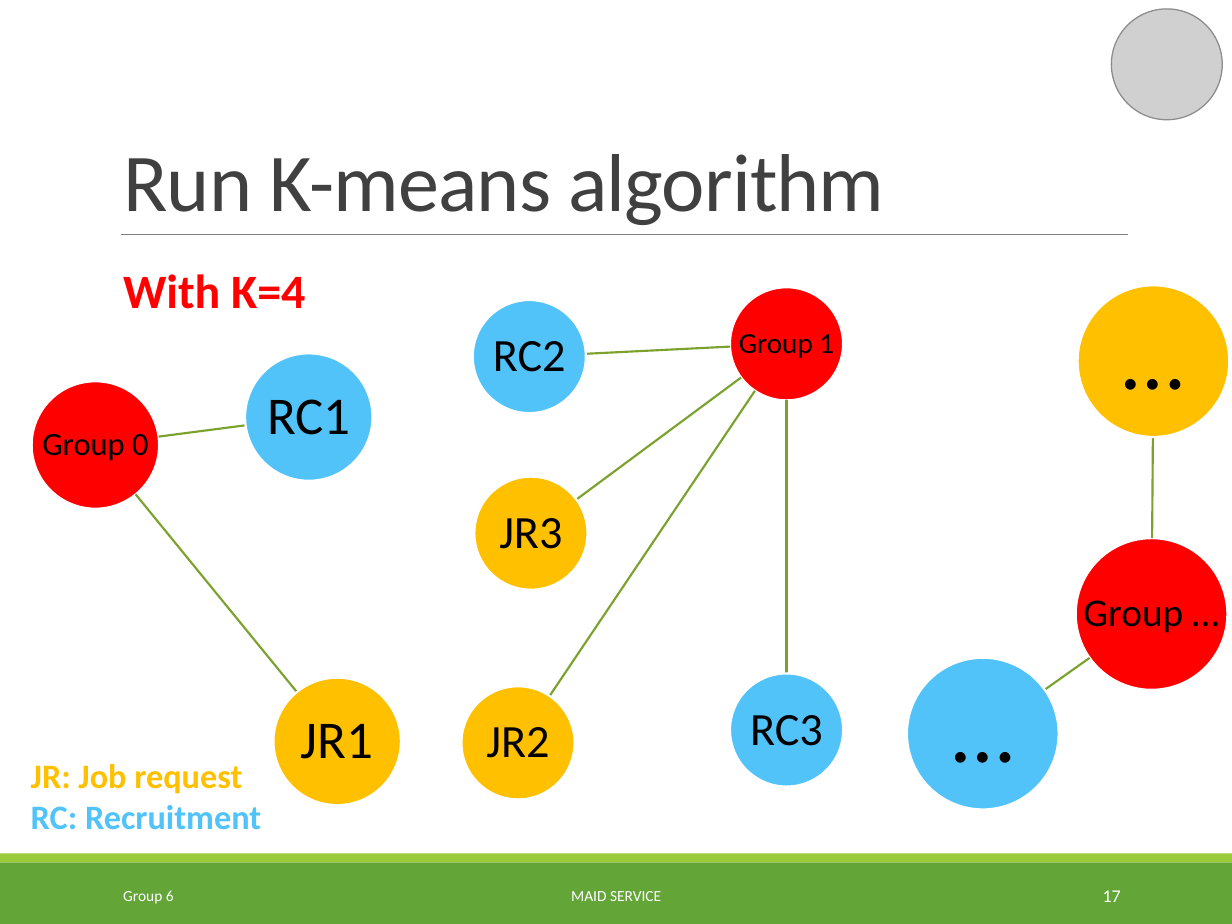
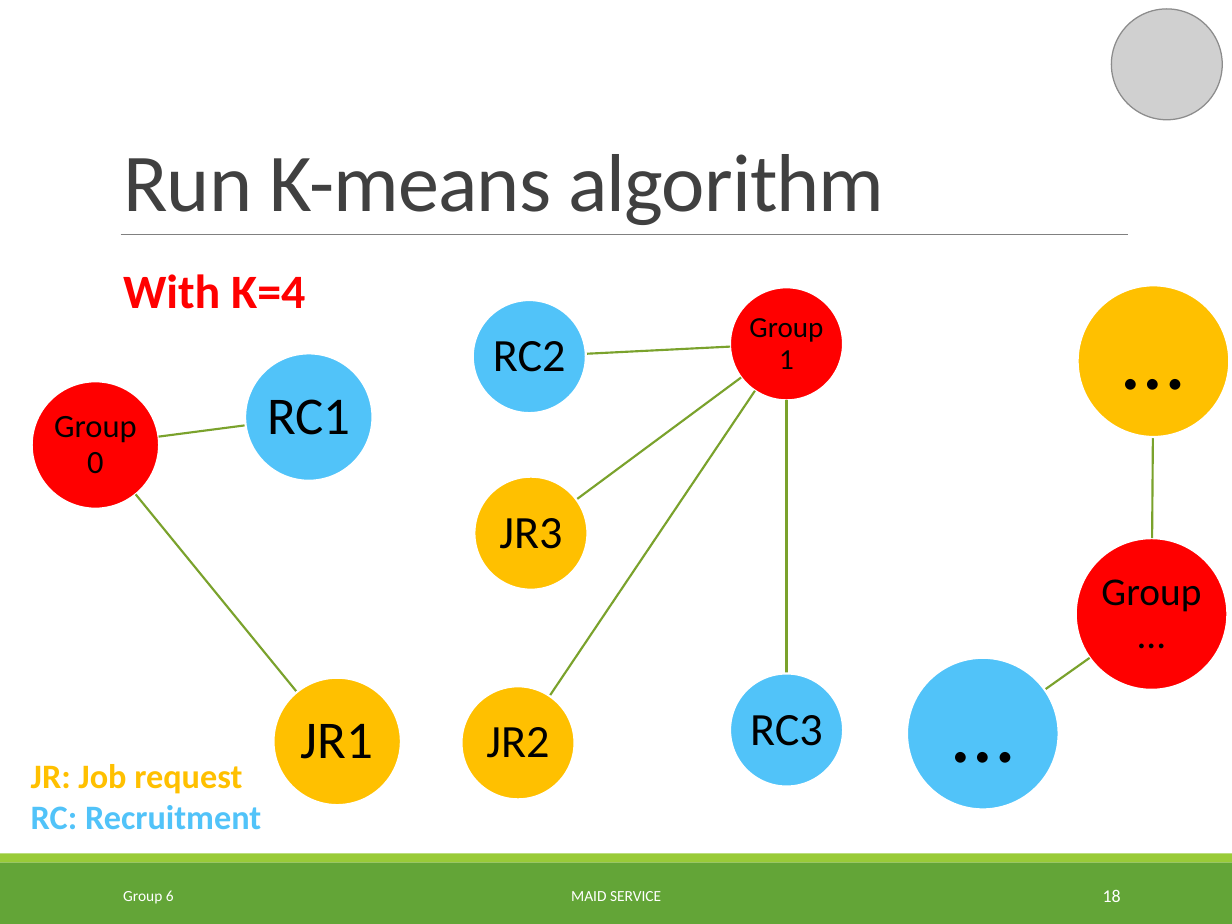
Before and after one commit to TuanBT/ms-website, a slide deck: slide 18 of Presentation/MS_Slide.pptx (slide 17 before the commit). Drawn at 1232x924 pixels with LibreOffice and Linux fonts; fonts in the diff are those of the drawing; grey boxes stand for pictures. Boxes give left, top, right and bottom in pixels: in the first picture for what was removed or moved away, otherwise in the second. Text is boxed around its words. In the diff, an @@ line names an element or a change of style, - is before the commit and + after.

```diff
--- a/Presentation/MS_Slide.pptx
+++ b/Presentation/MS_Slide.pptx
@@ text "Group 1" rewrapped from bbox=[739, 334, 834, 358] to bbox=[749, 318, 823, 369] @@
@@ text "Group 0" rewrapped from bbox=[42, 434, 148, 461] to bbox=[54, 416, 136, 474] @@
@@ text "Group …": place and size @@
-text "Group …" at bbox=[1083, 600, 1183, 633]
+text "Group …" at bbox=[1101, 579, 1201, 612]
@@ page number at bbox=[1103, 890, 1121, 902]: text changed @@
-17
+18
```
Also in this commit, not shown: 11 other slides changed, 2 slides added.
